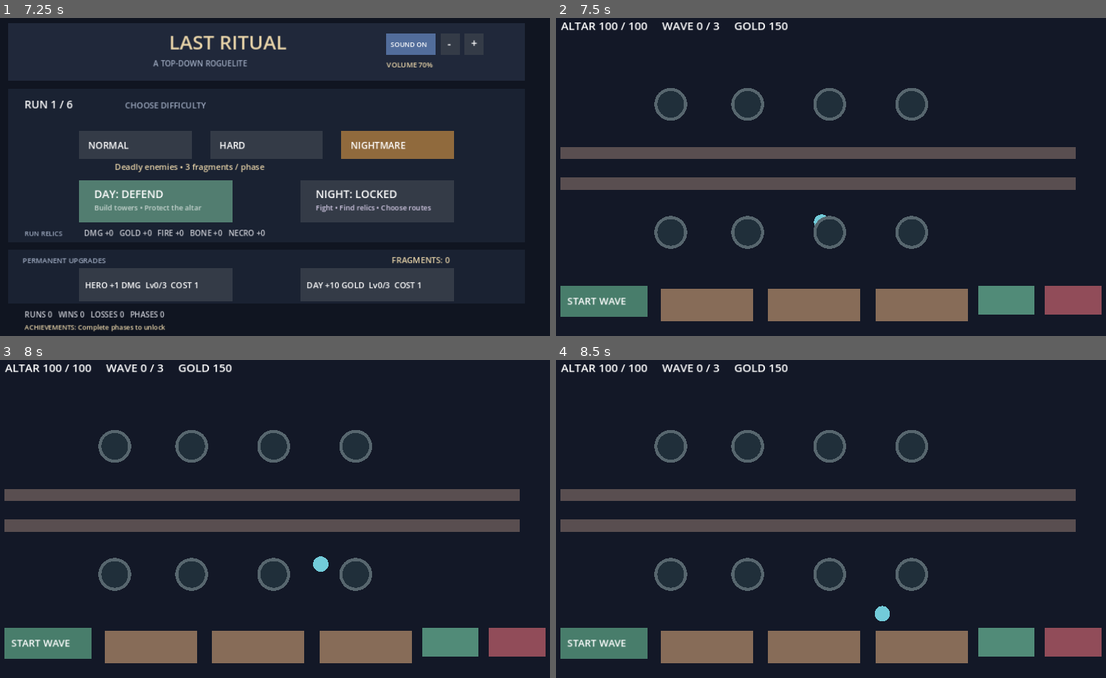
Above: before the commit, frames 1-4 (two rows, left to right).
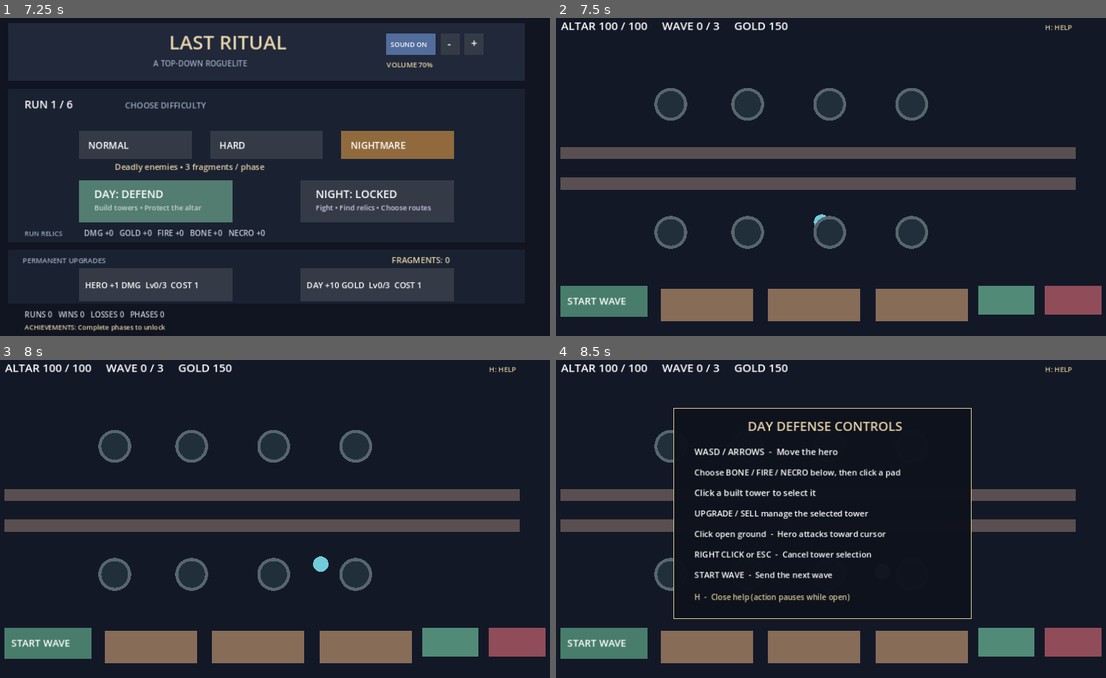
Above: after the commit, the same moments.

Repository: DoctorStrangeSH/Last-Ritual
Game: Godot game, scene res://scenes/run_loop.tscn
Same seed, same stepped clock (60 frames per second), same inputs: the game is played once before the commit and once after it.
Inputs (mouse positions are in pixels of both pictures, inside the frame that each line leads up to):
- Up to frame 1 (7.25 s): tap Enter at 0.5, 2, 3.5 s; move the mouse to (396, 157) at 0.52 s; hold Right (ui_right) 0.53-1.28 s; tap H at 0.6, 1.35, 2.3, 2.85, 3.6, 4.55, 5.1, 5.85, 6.8 s; click (396, 157) at 0.67 s; tap Space at 1.25, 2.75, 4.25 s; move the mouse to (148, 189) at 1.27 s; hold Down (ui_down) 1.28-2.03 s; move the mouse to (324, 100) at 2.02 s; hold Right (ui_right) 2.03-2.78 s; tap R at 2.1, 4.35, 6.6 s; move the mouse to (236, 240) at 2.77 s; hold Up (ui_up) 2.78-3.53 s; click (236, 240) at 2.92 s; move the mouse to (445, 221) at 3.52 s; hold Left (ui_left) 3.53-5.03 s; move the mouse to (88, 122) at 4.27 s; move the mouse to (297, 173) at 5.02 s; hold Down (ui_down) 5.03-5.78 s; click (297, 173) at 5.17 s; move the mouse to (176, 91) at 5.77 s; hold Right (ui_right) 5.78-6.53 s; move the mouse to (396, 157) at 6.52 s; hold Up (ui_up) from 6.53 s (still down)
- Up to frame 2 (7.5 s): move the mouse to (704, 189) at 7.27 s; release Up (ui_up) at 7.28 s; hold Right (ui_right) from 7.28 s (still down); tap H at 7.35 s; click (704, 189) at 7.42 s
- Up to frame 3 (8 s): keep holding Right (ui_right)
- Up to frame 4 (8.5 s): move the mouse to (880, 442) at 8.02 s; release Right (ui_right) at 8.03 s; hold Down (ui_down) from 8.03 s (still down); tap H at 8.1 s

Frame 1 is identical in both runs. In frame 2, less than 0.1% of the frame differs, in the area x 88-94%, y 2-4%; in frame 3, less than 0.1%; in frame 4, 11%, in the area x 21-94%, y 2-83%.

Commit message:
V5: подсказки управления для дневной и ночной фаз (#94)
* feat(v5): pause night combat while controls help is open

* ui(v5): show clear night controls help overlay

* feat(v5): pause tower defense while controls help is open

* ui(v5): add clear tower defense controls help overlay

* test(v5): cover help overlays and pause behavior in both phases

* docs(v5): mark audio settings complete and track in-game controls tutorial

Diff:
--- a/scripts/topdown_night_prototype.gd
+++ b/scripts/topdown_night_prototype.gd
@@ -33,6 +33,7 @@
 var reward_notice := ""
 var reward_notice_time := 0.0
 var run_state := "playing" # playing, won, lost
+var help_visible := false
 
 func _ready() -> void:
     sfx = SFX_SCRIPT.new()
@@ -221,7 +222,7 @@
     queue_redraw()
 
 func _process(delta: float) -> void:
-    if run_state != "playing":
+    if help_visible or run_state != "playing":
         return
     attack_cooldown = maxf(0.0, attack_cooldown - delta)
     invulnerable_time = maxf(0.0, invulnerable_time - delta)
@@ -310,7 +311,16 @@
 func draw_label(value: String, point: Vector2, font_size: int = 18, color: Color = Color.WHITE) -> void:
     draw_string(ThemeDB.fallback_font, point, value, HORIZONTAL_ALIGNMENT_LEFT, -1, font_size, color)
 
+func toggle_controls_help() -> void:
+    help_visible = not help_visible
+    queue_redraw()
+
 func _unhandled_input(event: InputEvent) -> void:
+    if event is InputEventKey and event.pressed and not event.echo and event.keycode == KEY_H:
+        toggle_controls_help()
+        return
+    if help_visible:
+        return
     if event is InputEventKey and event.pressed and event.keycode == KEY_R and run_state != "playing":
         restart_run()
         return
@@ -385,3 +395,17 @@
         draw_rect(Rect2(1058.0, 275.0, 46.0, 96.0), Color("#72b59b"))
     else:
         draw_rect(Rect2(1058.0, 275.0, 46.0, 96.0), Color("#59495b"))
+
+    draw_label("H: CONTROLS", Vector2(1000, 43), 14, Color("#d5c592"))
+    if help_visible:
+        var help_panel := Rect2(306, 144, 540, 360)
+        draw_rect(help_panel, Color(0.055, 0.07, 0.11, 0.97))
+        draw_rect(help_panel, Color("#d5c592"), false, 2.0)
+        draw_label("NIGHT CONTROLS", Vector2(435, 190), 27, Color("#e7d3a8"))
+        draw_label("WASD / ARROWS  -  Move", Vector2(354, 238), 18)
+        draw_label("LEFT CLICK enemy  -  Attack in range", Vector2(354, 273), 18)
+        draw_label("CLICK a relic card  -  Choose your reward", Vector2(354, 308), 17)
+        draw_label("CLICK a route card  -  Choose the next room", Vector2(354, 343), 17)
+        draw_label("RIGHT CLICK near the open door  -  Advance", Vector2(354, 378), 16)
+        draw_label("H  -  Close this help panel", Vector2(354, 420), 17, Color("#d5c592"))
+        draw_label("The action pauses while help is open.", Vector2(354, 460), 15, Color("#9da9bf"))
--- a/scripts/topdown_td_prototype.gd
+++ b/scripts/topdown_td_prototype.gd
@@ -23,6 +23,7 @@
 var wave_number := 0
 var altar_hp := 100
 var defense_state := "playing" # playing, won, lost
+var help_visible := false
 const RESTART_BUTTON := Rect2(455, 350, 242, 58)
 var enemies_spawned := 0
 var enemies_escaped := 0
@@ -271,7 +272,7 @@
     queue_redraw()
 
 func _process(delta: float) -> void:
-    if defense_state != "playing":
+    if help_visible or defense_state != "playing":
         return
     if wave_number == 3 and enemies.is_empty():
         defense_state = "won"
@@ -362,7 +363,16 @@
     queue_redraw()
     return true
 
+func toggle_controls_help() -> void:
+    help_visible = not help_visible
+    queue_redraw()
+
 func _unhandled_input(event: InputEvent) -> void:
+    if event is InputEventKey and event.pressed and not event.echo and event.keycode == KEY_H:
+        toggle_controls_help()
+        return
+    if help_visible:
+        return
     if event is InputEventKey and event.pressed and event.keycode == KEY_R and defense_state != "playing":
         restart_defense()
         return
@@ -454,3 +464,18 @@
         draw_rect(Rect2(260.0 + i * 210.0, 550.0, 180.0, 64.0), Color("#876c58"))
     draw_rect(Rect2(880, 545, 110, 55), Color("#518b78"))
     draw_rect(Rect2(1010, 545, 110, 55), Color("#914c59"))
+
+    draw_string(ThemeDB.fallback_font, Vector2(1010, 45), "H: HELP", HORIZONTAL_ALIGNMENT_LEFT, -1, 14, Color("#d5c592"))
+    if help_visible:
+        var help_panel := Rect2(286, 116, 580, 410)
+        draw_rect(help_panel, Color(0.055, 0.07, 0.11, 0.97))
+        draw_rect(help_panel, Color("#d5c592"), false, 2.0)
+        draw_string(ThemeDB.fallback_font, Vector2(430, 160), "DAY DEFENSE CONTROLS", HORIZONTAL_ALIGNMENT_LEFT, -1, 25, Color("#e7d3a8"))
+        draw_string(ThemeDB.fallback_font, Vector2(326, 207), "WASD / ARROWS  -  Move the hero", HORIZONTAL_ALIGNMENT_LEFT, -1, 17, Color.WHITE)
+        draw_string(ThemeDB.fallback_font, Vector2(326, 247), "Choose BONE / FIRE / NECRO below, then click a pad", HORIZONTAL_ALIGNMENT_LEFT, -1, 16, Color.WHITE)
+        draw_string(ThemeDB.fallback_font, Vector2(326, 287), "Click a built tower to select it", HORIZONTAL_ALIGNMENT_LEFT, -1, 17, Color.WHITE)
+        draw_string(ThemeDB.fallback_font, Vector2(326, 327), "UPGRADE / SELL manage the selected tower", HORIZONTAL_ALIGNMENT_LEFT, -1, 16, Color.WHITE)
+        draw_string(ThemeDB.fallback_font, Vector2(326, 367), "Click open ground  -  Hero attacks toward cursor", HORIZONTAL_ALIGNMENT_LEFT, -1, 16, Color.WHITE)
+        draw_string(ThemeDB.fallback_font, Vector2(326, 407), "RIGHT CLICK or ESC  -  Cancel tower selection", HORIZONTAL_ALIGNMENT_LEFT, -1, 16, Color.WHITE)
+        draw_string(ThemeDB.fallback_font, Vector2(326, 447), "START WAVE  -  Send the next wave", HORIZONTAL_ALIGNMENT_LEFT, -1, 16, Color.WHITE)
+        draw_string(ThemeDB.fallback_font, Vector2(326, 490), "H  -  Close help (action pauses while open)", HORIZONTAL_ALIGNMENT_LEFT, -1, 15, Color("#d5c592"))
--- a/tests/topdown_smoke.gd
+++ b/tests/topdown_smoke.gd
@@ -19,6 +19,12 @@
         var td = td_scene.instantiate()
         root.add_child(td)
         check(td.sfx != null and td.sfx.has_effect("interrupt") and td.sfx.has_effect("blast"), "TD prototype loads boss combat audio effects")
+        td.toggle_controls_help()
+        var td_wave_before_help: int = td.wave_number
+        td._process(1.0)
+        check(td.help_visible and td.wave_number == td_wave_before_help, "TD controls help pauses the defense simulation")
+        td.toggle_controls_help()
+        check(not td.help_visible, "TD controls help closes cleanly")
         check(not td.sfx.play_effect("unknown"), "Audio helper rejects unknown effects safely")
         check(td.slots.size() == 8, "TD has eight fixed construction slots")
         check(td.slot_at(Vector2(0, 0)) == -1, "No construction slot outside designated areas")
@@ -301,6 +307,12 @@
     var game = packed.instantiate()
     root.add_child(game)
     check(game.sfx != null and game.sfx.has_effect("hit") and game.sfx.has_effect("relic"), "Night prototype loads synthesized combat and reward audio")
+    game.toggle_controls_help()
+    var night_pos_before_help: Vector2 = game.player_pos
+    game._process(0.5)
+    check(game.help_visible and game.player_pos == night_pos_before_help, "Night controls help pauses the dungeon simulation")
+    game.toggle_controls_help()
+    check(not game.help_visible, "Night controls help closes cleanly")
     check(game.room_index == 0 and game.enemies.size() == 2, "First room has two enemy archetypes")
     game.set_dungeon_seed(2)
     check(game.room_variant == 2 and game.enemies.size() == 3, "Elite seed adds a third enemy")
Not shown, changed: docs/ROADMAP.md
